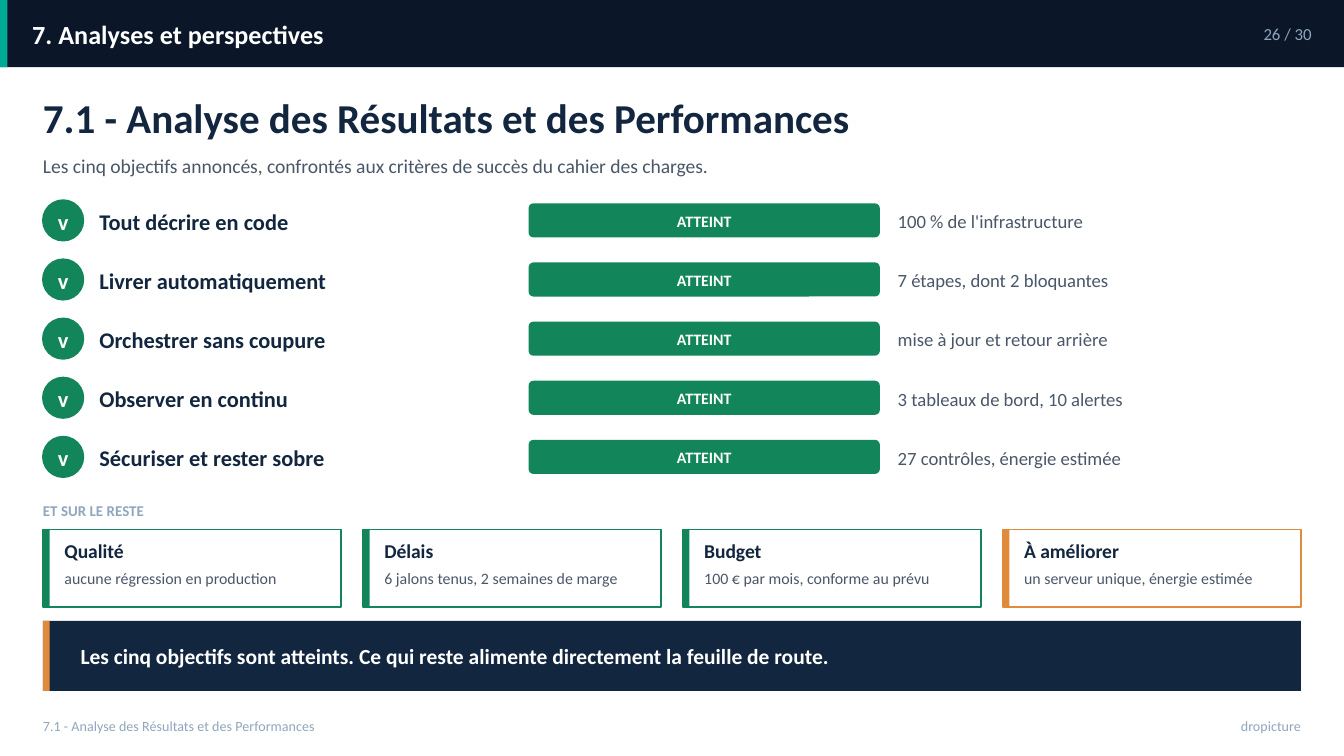
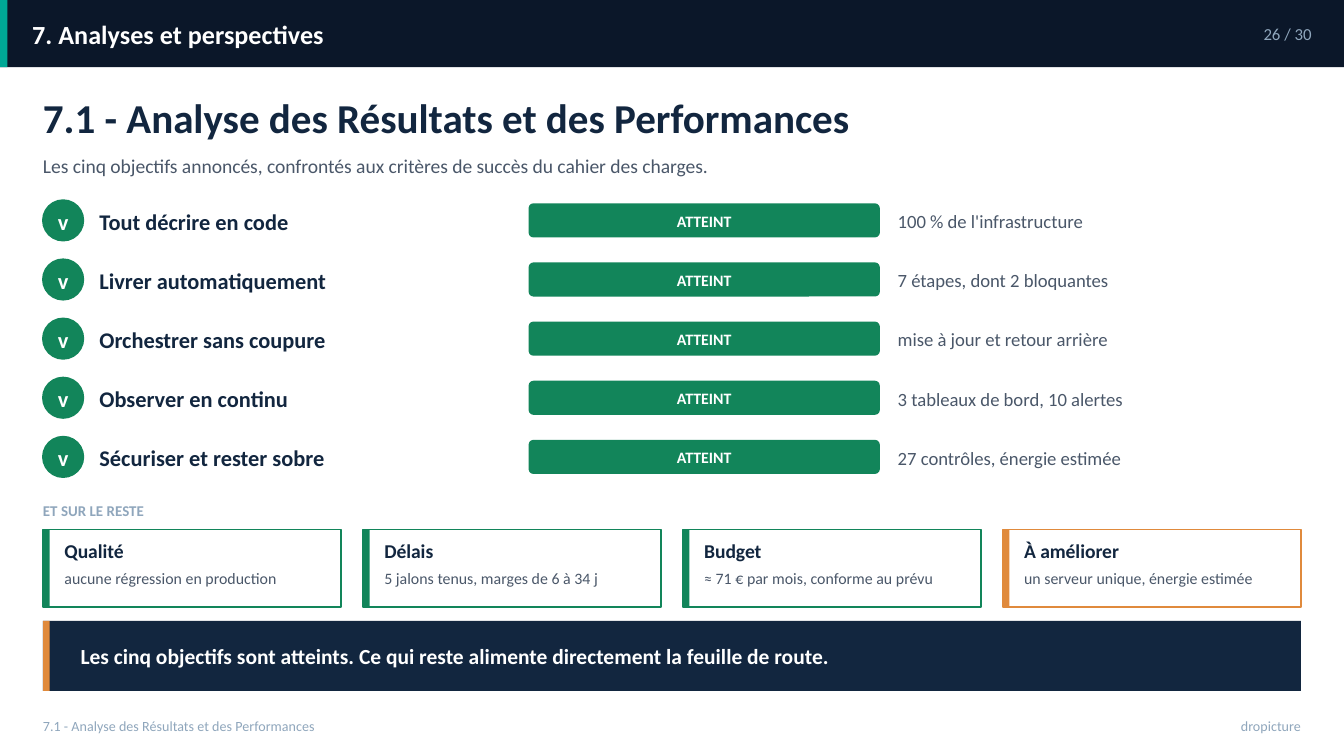
Before and after one commit to redjem-amir/dropicture, a slide deck: slide 26 of docs/Soutenance - Amir Redjem.pptx. Drawn at 1344x756 pixels with LibreOffice and Linux fonts; fonts in the diff are those of the drawing. Boxes give left, top, right and bottom in pixels: in the first picture for what was removed or moved away, otherwise in the second. Text is boxed around its words. In the diff, an @@ line names an element or a change of style, - is before the commit and + after.

```diff
--- a/docs/Soutenance - Amir Redjem.pptx
+++ b/docs/Soutenance - Amir Redjem.pptx
@@ text at <box>384,573,598,587</box>: text changed @@
-6 jalons tenus, 2 semaines de marge
+5 jalons tenus, marges de 6 à 34 j
@@ text at <box>716,573,933,587</box>: text changed @@
-100 € par mois, conforme au prévu
+≈ 71 € par mois, conforme au prévu
```
Also in this commit, not shown: 5 other slides changed, 7 other files.
